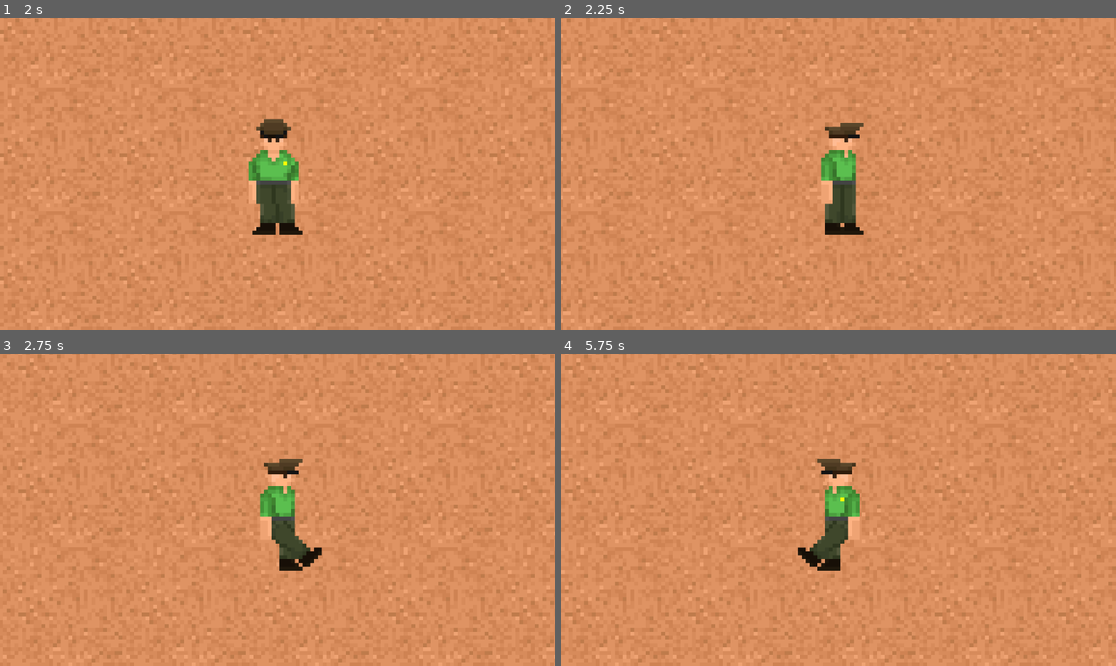
Above: before the commit, frames 1-4 (two rows, left to right).
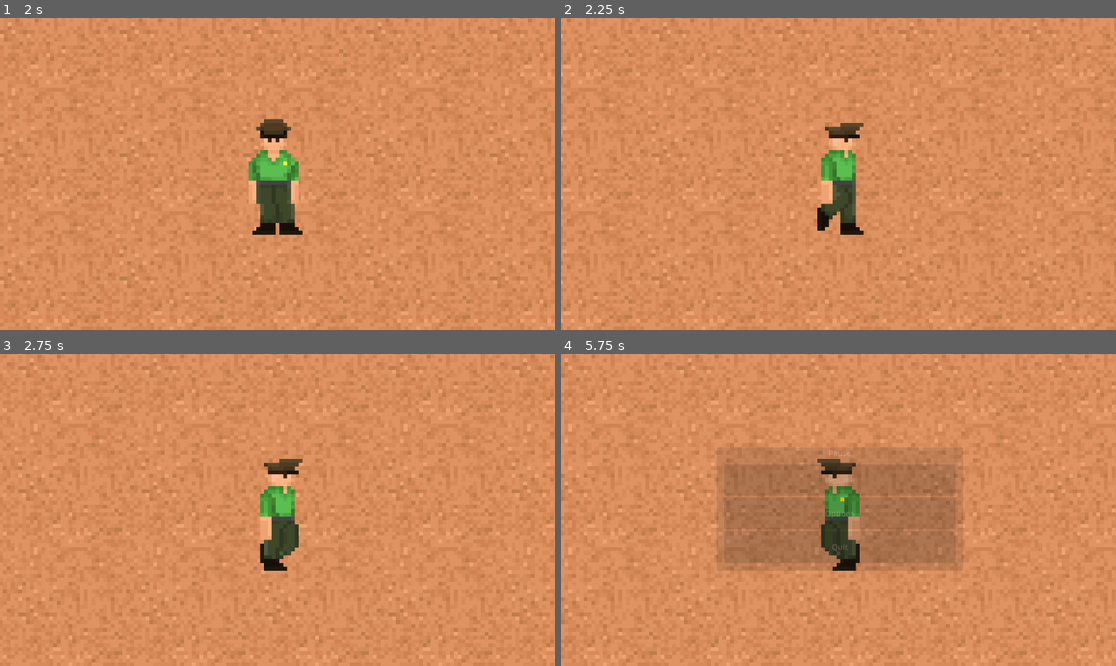
Above: after the commit, the same moments.

Repository: Kwlla/Kid-Republic
Game: Godot game, scene res://Scenes/TitleScreen.tscn
Two runs of this game, one before a commit and one after it. Both use one fixed random seed, a clock stepped at 60 frames per second and the inputs below.
Inputs:
- Up to frame 1 (2 s): click "Options" at 0.5 s; click "Play Game" at 1.25 s
- Up to frame 2 (2.25 s): tap Enter at 2 s; hold D (Right) from 2.03 s (still down); hold Shift (Sprint) from 2.03 s (still down)
- Up to frame 3 (2.75 s): keep holding D (Right); keep holding Shift (Sprint)
- Up to frame 4 (5.75 s): release D (Right) at 2.78 s; release Shift (Sprint) at 2.78 s; hold S (Down) 2.78-3.53 s; tap Shift (Sprint) at 2.85, 4.35 s; hold D (Right) 3.53-4.28 s; hold Shift (Sprint) 3.53-4.28 s; hold W (Up) 4.28-5.03 s; hold A (Left) from 5.03 s (still down); hold Shift (Sprint) from 5.03 s (still down); tap Escape (ui_cancel) at 5.65 s

Frame 1 is identical in both runs. In frame 2, 0.3% of the frame differs, in the area x 46-52%, y 53-70%; in frame 3, 0.8%; in frame 4, 18%, in the area x 0-100%, y 0-100%.

Commit message:
Added pause menu
Pause menu accessible in-game via pressing the escape key. the resume and quit buttons are functional, but not the options button.

Diff:
--- /dev/null
+++ b/Kid Republic/Assets/Script/Control.gd
@@ -0,0 +1,21 @@
+extends ColorRect
+
+@onready var animator: AnimationPlayer = $AnimationPlayer
+@onready var play: Button = find_child("Resume")
+@onready var options: Button = find_child("Options")
+@onready var quit: Button = find_child("Quit")
+
+func _ready() -> void:
+	play.pressed.connect(unpause)
+	quit.pressed.connect(get_tree().quit)
+	print("control accessed")
+
+func unpause():
+	animator.play("Unpause")
+	get_tree().paused = false
+	print("unpaused")
+
+func pause():
+	animator.play("Pause")
+	get_tree().paused = true
+	print("paused")
--- a/Kid Republic/Assets/Script/OpenGame.gd
+++ b/Kid Republic/Assets/Script/OpenGame.gd
@@ -1,8 +1,9 @@
 extends Node
 
+# Starts the game when the "Play Game" button is pressed.
 func _on_play_game_pressed():
 	get_tree().change_scene_to_file("res://Scenes/Game.tscn")
 
-
+# Opens the options menu when the "Options" button is pressed.
 func _on_options_pressed():
 	pass
--- a/Kid Republic/Assets/Script/Player.gd
+++ b/Kid Republic/Assets/Script/Player.gd
@@ -27,3 +27,8 @@
 		velocity.y = move_toward(velocity.y, 0, speed)
 		animationState.travel("Idle")
 	move_and_slide() # Does movement.
+
+func _unhandled_input(event: InputEvent) -> void:
+	if event.is_action_pressed("ui_cancel"):
+		$PauseMenu.pause()
+		print("esc pressed")
--- /dev/null
+++ b/Kid Republic/Assets/blur.gdshader
@@ -0,0 +1,10 @@
+shader_type canvas_item;
+
+uniform float blur: hint_range(0, 2.5);
+uniform float brightness: hint_range(0,1);
+uniform sampler2D screen_texture: hint_screen_texture, filter_linear_mipmap;
+
+void fragment() {
+	COLOR = textureLod(screen_texture, SCREEN_UV, blur);
+	COLOR.rgb *= brightness;
+}
--- a/Kid Republic/Scenes/Player.tscn
+++ b/Kid Republic/Scenes/Player.tscn
@@ -21,6 +21,7 @@
 [ext_resource type="Texture2D" uid="uid://dtndrwgxrbnjy" path="res://Assets/Art/PlayerArt/Player_WalkR2.png" id="19_mdq3d"]
 [ext_resource type="Texture2D" uid="uid://cw78m4yqk8gyh" path="res://Assets/Art/PlayerArt/Player_WalkR3.png" id="20_xc6e3"]
 [ext_resource type="Texture2D" uid="uid://cl5w08sf4gy67" path="res://Assets/Art/PlayerArt/Player_WalkR4.png" id="21_d754y"]
+[ext_resource type="PackedScene" uid="uid://df6biqe4qwblt" path="res://Scenes/pause.tscn" id="22_2qvrc"]
 
 [sub_resource type="RectangleShape2D" id="2"]
 size = Vector2(136, 129)
@@ -176,7 +177,7 @@
 
 [sub_resource type="Animation" id="Animation_gqq1d"]
 resource_name = "WalkLeft"
-length = 1.4
+length = 1.12
 loop_mode = 1
 step = 0.28
 tracks/0/type = "value"
@@ -186,15 +187,15 @@
 tracks/0/interp = 1
 tracks/0/loop_wrap = true
 tracks/0/keys = {
-"times": PackedFloat32Array(0, 0.28, 0.56, 0.84, 1.12),
-"transitions": PackedFloat32Array(1, 1, 1, 1, 1),
-"update": 1,
-"values": [2, 12, 13, 14, 15]
+"times": PackedFloat32Array(0, 0.28, 0.56, 0.84),
+"transitions": PackedFloat32Array(1, 1, 1, 1),
+"update": 1,
+"values": [12, 13, 14, 15]
 }
 
 [sub_resource type="Animation" id="Animation_6svde"]
 resource_name = "WalkRight"
-length = 1.4
+length = 1.12
 loop_mode = 1
 step = 0.28
 tracks/0/type = "value"
@@ -204,10 +205,10 @@
 tracks/0/interp = 1
 tracks/0/loop_wrap = true
 tracks/0/keys = {
-"times": PackedFloat32Array(0, 0.28, 0.56, 0.84, 1.12),
-"transitions": PackedFloat32Array(1, 1, 1, 1, 1),
-"update": 1,
-"values": [3, 16, 17, 18, 19]
+"times": PackedFloat32Array(0, 0.28, 0.56, 0.84),
+"transitions": PackedFloat32Array(1, 1, 1, 1),
+"update": 1,
+"values": [16, 17, 18, 19]
 }
 
 [sub_resource type="Animation" id="Animation_ro05m"]
@@ -340,3 +341,5 @@
 sprite_frames = SubResource("SpriteFrames_aek4j")
 animation = &"Animation"
 frame = 4
+
+[node name="PauseMenu" parent="." instance=ExtResource("22_2qvrc")]
--- a/Kid Republic/Scenes/TitleScreen.tscn
+++ b/Kid Republic/Scenes/TitleScreen.tscn
@@ -1,7 +1,8 @@
-[gd_scene load_steps=3 format=3 uid="uid://fr8dstu3wld1"]
+[gd_scene load_steps=4 format=3 uid="uid://fr8dstu3wld1"]
 
 [ext_resource type="Script" path="res://Assets/Script/OpenGame.gd" id="1_ewba7"]
 [ext_resource type="Texture2D" uid="uid://u6xl63mqbq6b" path="res://Assets/Art/Logo.png" id="2_83mc7"]
+[ext_resource type="AudioStream" uid="uid://b1y6la6c0me4o" path="res://Assets/Music/Supreme_Leader.mp3" id="3_nqhg4"]
 
 [node name="Node2D" type="Control"]
 layout_mode = 3
@@ -61,5 +62,9 @@
 grow_vertical = 2
 texture = ExtResource("2_83mc7")
 
+[node name="AudioStreamPlayer" type="AudioStreamPlayer" parent="."]
+stream = ExtResource("3_nqhg4")
+autoplay = true
+
 [connection signal="pressed" from="VBoxContainer/Play Game" to="." method="_on_play_game_pressed"]
 [connection signal="pressed" from="VBoxContainer/Options" to="." method="_on_options_pressed"]
--- /dev/null
+++ b/Kid Republic/Scenes/pause.tscn
@@ -0,0 +1,159 @@
+[gd_scene load_steps=7 format=3 uid="uid://df6biqe4qwblt"]
+
+[ext_resource type="Shader" path="res://Assets/blur.gdshader" id="1_5mpri"]
+[ext_resource type="Script" path="res://Assets/Script/Control.gd" id="2_kv5me"]
+
+[sub_resource type="ShaderMaterial" id="ShaderMaterial_nchmk"]
+shader = ExtResource("1_5mpri")
+shader_parameter/blur = 0.0
+shader_parameter/brightness = 0.9
+
+[sub_resource type="Animation" id="Animation_6qtbq"]
+resource_name = "Pause"
+length = 0.3
+tracks/0/type = "value"
+tracks/0/imported = false
+tracks/0/enabled = true
+tracks/0/path = NodePath(".:material:shader_parameter/blur")
+tracks/0/interp = 1
+tracks/0/loop_wrap = true
+tracks/0/keys = {
+"times": PackedFloat32Array(0, 0.3),
+"transitions": PackedFloat32Array(1, 1),
+"update": 0,
+"values": [0.0, 0.0]
+}
+tracks/1/type = "value"
+tracks/1/imported = false
+tracks/1/enabled = true
+tracks/1/path = NodePath(".:material:shader_parameter/brightness")
+tracks/1/interp = 1
+tracks/1/loop_wrap = true
+tracks/1/keys = {
+"times": PackedFloat32Array(0, 0.3),
+"transitions": PackedFloat32Array(1, 1),
+"update": 0,
+"values": [1.0, 0.9]
+}
+tracks/2/type = "value"
+tracks/2/imported = false
+tracks/2/enabled = true
+tracks/2/path = NodePath("CenterContainer:modulate")
+tracks/2/interp = 1
+tracks/2/loop_wrap = true
+tracks/2/keys = {
+"times": PackedFloat32Array(0, 0.3),
+"transitions": PackedFloat32Array(1, 1),
+"update": 0,
+"values": [Color(1, 1, 1, 0), Color(1, 1, 1, 1)]
+}
+
+[sub_resource type="Animation" id="Animation_s2mxo"]
+resource_name = "Unpause"
+length = 0.001
+tracks/0/type = "value"
+tracks/0/imported = false
+tracks/0/enabled = true
+tracks/0/path = NodePath(".:material:shader_parameter/blur")
+tracks/0/interp = 1
+tracks/0/loop_wrap = true
+tracks/0/keys = {
+"times": PackedFloat32Array(0),
+"transitions": PackedFloat32Array(1),
+"update": 0,
+"values": [0.0]
+}
+tracks/1/type = "value"
+tracks/1/imported = false
+tracks/1/enabled = true
+tracks/1/path = NodePath(".:material:shader_parameter/brightness")
+tracks/1/interp = 1
+tracks/1/loop_wrap = true
+tracks/1/keys = {
+"times": PackedFloat32Array(0),
+"transitions": PackedFloat32Array(1),
+"update": 0,
+"values": [1.0]
+}
+tracks/2/type = "value"
+tracks/2/imported = false
+tracks/2/enabled = true
+tracks/2/path = NodePath("CenterContainer:modulate")
+tracks/2/interp = 1
+tracks/2/loop_wrap = true
+tracks/2/keys = {
+"times": PackedFloat32Array(0),
+"transitions": PackedFloat32Array(1),
+"update": 0,
+"values": [Color(1, 1, 1, 0)]
+}
+
+[sub_resource type="AnimationLibrary" id="AnimationLibrary_2vxfr"]
+_data = {
+"Pause": SubResource("Animation_6qtbq"),
+"Unpause": SubResource("Animation_s2mxo")
+}
+
+[node name="Control" type="ColorRect"]
+process_mode = 3
+material = SubResource("ShaderMaterial_nchmk")
+anchors_preset = 15
+anchor_right = 1.0
+anchor_bottom = 1.0
+grow_horizontal = 2
+grow_vertical = 2
+script = ExtResource("2_kv5me")
+
+[node name="CenterContainer" type="CenterContainer" parent="."]
+layout_mode = 1
+anchors_preset = 15
+anchor_right = 1.0
+anchor_bottom = 1.0
+offset_left = -1.0
+offset_right = -1.0
+grow_horizontal = 2
+grow_vertical = 2
+
+[node name="PanelContainer" type="PanelContainer" parent="CenterContainer"]
+custom_minimum_size = Vector2(512, 256)
+layout_mode = 2
+
+[node name="MarginContainer" type="MarginContainer" parent="CenterContainer/PanelContainer"]
+layout_mode = 2
+theme_override_constants/margin_left = 16
+theme_override_constants/margin_top = 0
+theme_override_constants/margin_right = 16
+theme_override_constants/margin_bottom = 16
+
+[node name="VBoxContainer" type="VBoxContainer" parent="CenterContainer/PanelContainer/MarginContainer"]
+layout_mode = 2
+
+[node name="Label" type="Label" parent="CenterContainer/PanelContainer/MarginContainer/VBoxContainer"]
+layout_mode = 2
+text = "Pause"
+horizontal_alignment = 1
+
+[node name="HSeparator" type="HSeparator" parent="CenterContainer/PanelContainer/MarginContainer/VBoxContainer"]
+layout_mode = 2
+
+[node name="Resume" type="Button" parent="CenterContainer/PanelContainer/MarginContainer/VBoxContainer"]
+layout_mode = 2
+size_flags_vertical = 3
+text = "Resume"
+
+[node name="Options" type="Button" parent="CenterContainer/PanelContainer/MarginContainer/VBoxContainer"]
+layout_mode = 2
+size_flags_vertical = 3
+text = "Options
+"
+
+[node name="Quit" type="Button" parent="CenterContainer/PanelContainer/MarginContainer/VBoxContainer"]
+layout_mode = 2
+size_flags_vertical = 3
+text = "Quit"
+
+[node name="AnimationPlayer" type="AnimationPlayer" parent="."]
+autoplay = "Unpause"
+libraries = {
+"": SubResource("AnimationLibrary_2vxfr")
+}
Binary file added: Kid Republic/Assets/Art/buton.png
Not shown, added: Kid Republic/Assets/Art/buton.png.import
Binary file added: Kid Republic/Assets/Art/button.png
Not shown, added: Kid Republic/Assets/Art/button.png.import
Not shown, added: Kid Republic/Assets/Music/Supreme_Leader.mp3.import
Not shown: 1 places in Kid Republic/Scenes/Player.tscn that only renumber resources
Not shown, added: Kid Republic/Assets/Music/Supreme_Leader.mp3
